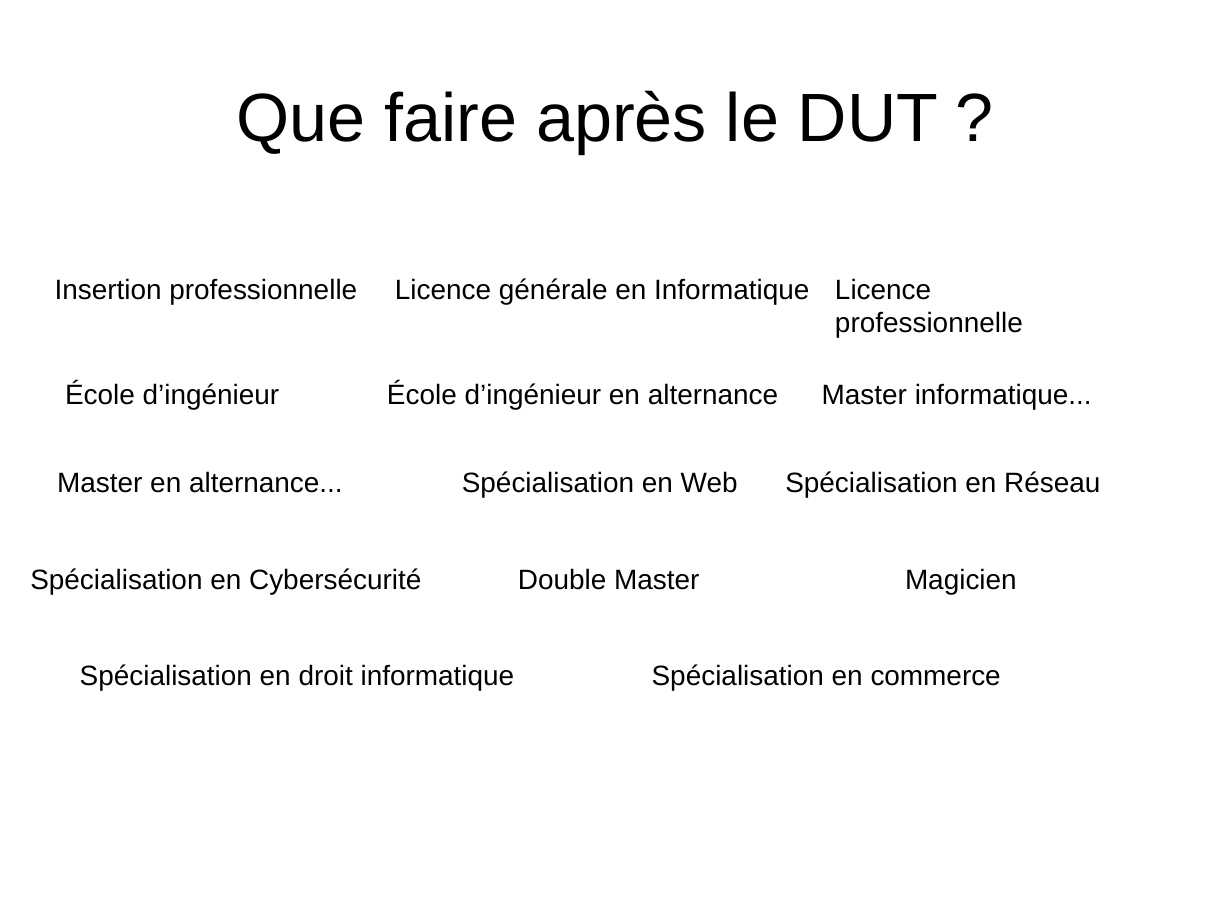
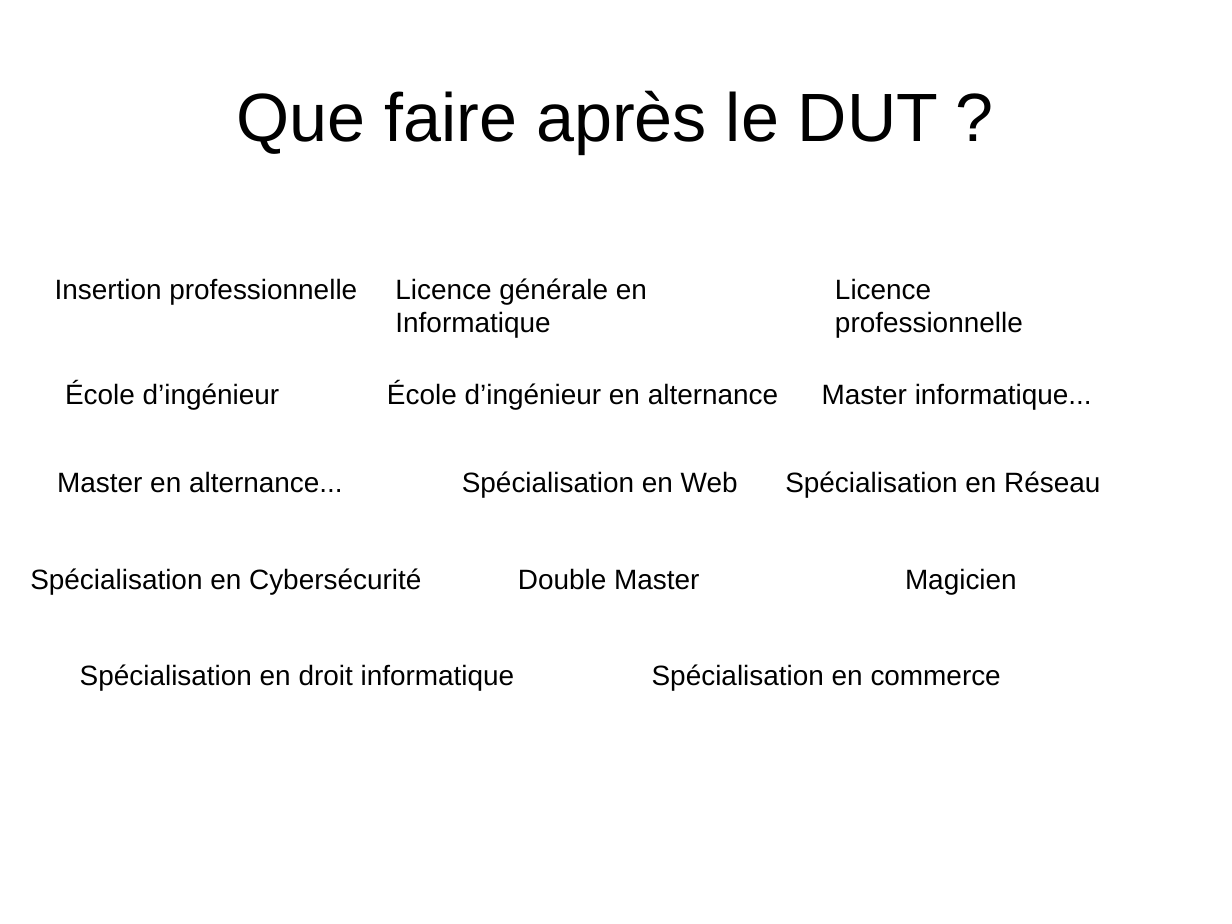
Before and after one commit to hana69200/Cours, a slide deck: slide 3 of S3/Com - PPP/PPP.odp. Drawn at 1232x924 pixels with LibreOffice and Linux fonts; fonts in the diff are those of the drawing. Boxes give left, top, right and bottom in pixels: in the first picture for what was removed or moved away, otherwise in the second. Text is boxed around its words. In the diff, an @@ line names an element or a change of style, - is before the commit and + after.

```diff
--- a/S3/Com - PPP/PPP.odp
+++ b/S3/Com - PPP/PPP.odp
@@ text "Licence générale en Informatique" rewrapped from (395, 278, 809, 304) to (395, 278, 647, 337) @@
```
Also in this commit, not shown: 2 other slides changed, 3 slides added, 3 other files.
